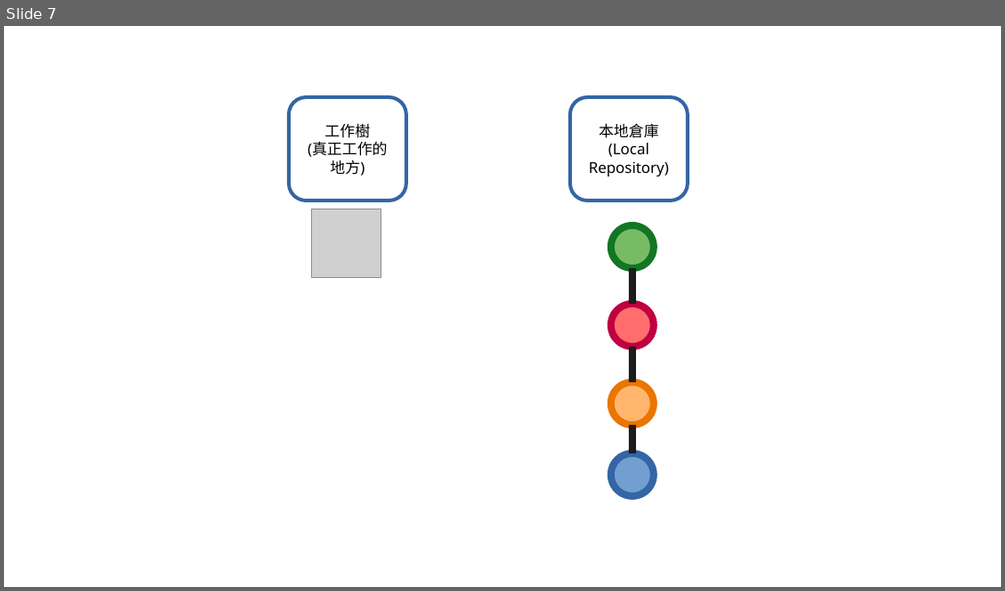
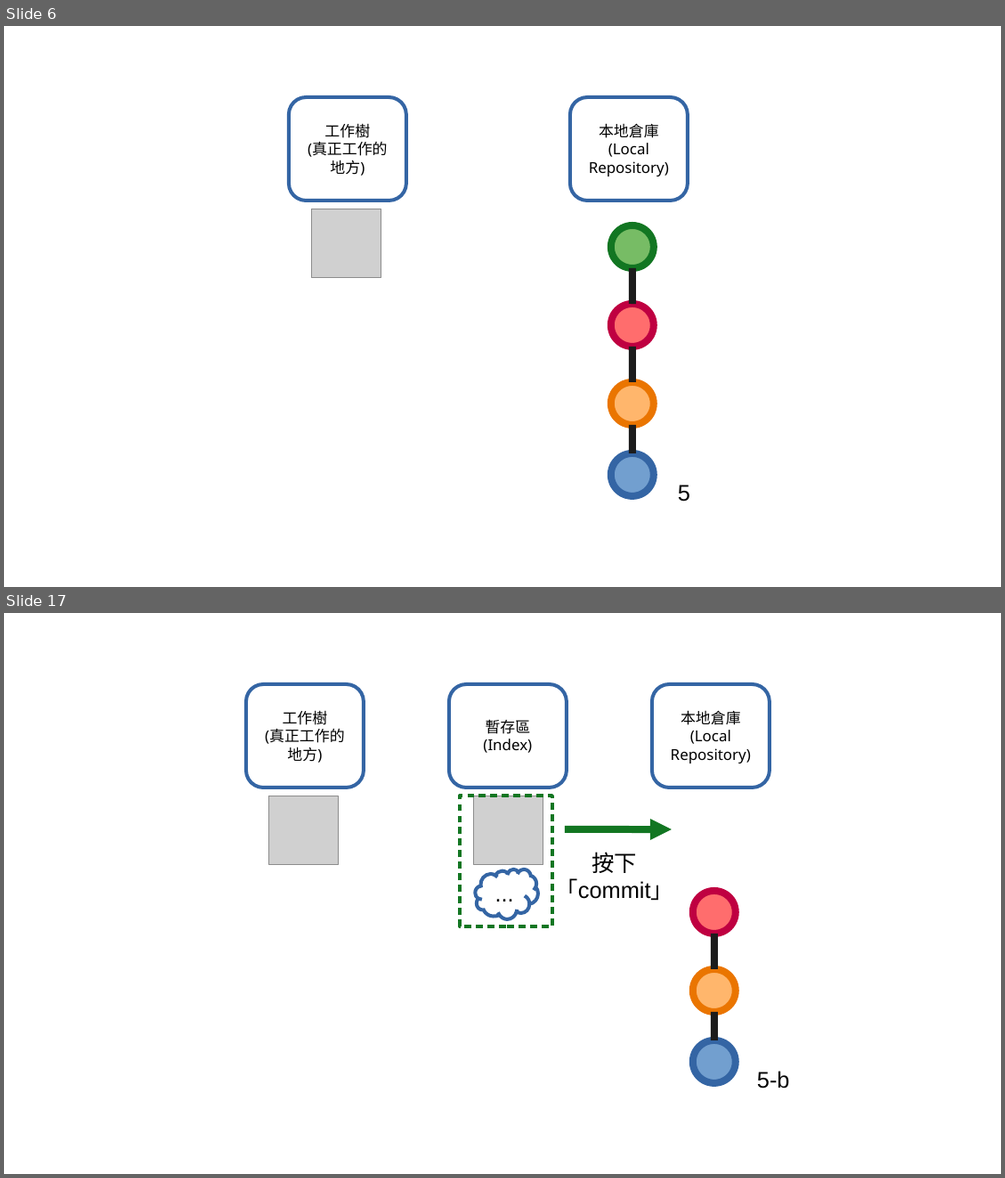
Before and after one commit to lonelyshore/intergitive, a slide deck: drawings/common/commit-one-file.odp. Shown one above the other, each under a label of ours: slide 7 before the commit, slides 6 and 17 after it; the slides between them are not shown. The pictures are 1005x591 and 1005x1178 pixels, drawn with LibreOffice and Linux fonts; fonts in the diff are those of the drawing; grey boxes stand for pictures. Boxes give left, top, right and bottom in pixels: in the first picture for what was removed or moved away, otherwise in the second. Text is boxed around its words. In the diff, an @@ line names an element or a change of style, - is before the commit and + after.

```diff
--- a/drawings/common/commit-one-file.odp
+++ b/drawings/common/commit-one-file.odp
@@ slide 17 added at <box>4,613,1001,1174</box>, background #FFFFFF @@
@@ rounded rectangle added at <box>246,684,364,787</box>, fill #FFFFFF, outline #3465A4 2.83 pt, 12 pt, text #000000 @@
+工作樹
+(真正工作的地方)
@@ rounded rectangle added at <box>449,684,566,787</box>, fill #FFFFFF, outline #3465A4 2.83 pt, 12 pt, text #000000 @@
+暫存區
+(Index)
@@ rounded rectangle added at <box>653,684,770,787</box>, fill #FFFFFF, outline #3465A4 2.83 pt, 12 pt, text #000000 @@
+本地倉庫
+(Local Repository)
@@ picture added at <box>269,795,338,865</box> @@
@@ rectangle added at <box>460,795,552,926</box>, outline #127622 2.83 pt @@
@@ picture added at <box>474,795,543,865</box> @@
@@ text added at <box>555,852,673,900</box>, 18 pt, text #000000 @@
+按下
+「commit」
@@ arrow added from (565, 829) to (672, 829), #127622 5.67 pt @@
@@ freeform shape added at <box>476,869,539,919</box>, outline #3465A4 2.83 pt, 18 pt, text #000000 @@
+...
@@ ellipse added at <box>693,891,736,933</box>, fill #FF6D6D, outline #BF0041 5.67 pt @@
@@ line added from (714, 969) to (714, 933), #1C1C1C 5.67 pt @@
@@ ellipse added at <box>693,969,736,1012</box>, fill #FFB66C, outline #EA7500 5.67 pt @@
@@ line added from (714, 1040) to (714, 1012), #1C1C1C 5.67 pt @@
@@ ellipse added at <box>693,1040,736,1082</box>, fill #729FCF, outline #3465A4 5.67 pt @@
@@ text added at <box>757,1070,790,1088</box>, 18 pt, text #000000 @@
+5-b
@@ what was slide 7 is now slide 6 @@
@@ slide 6 changed as well @@
@@ text added at <box>678,484,690,501</box>, 18 pt, text #000000 @@
+5
```
Also in this commit, not shown: 5 other slides changed, 20 other slides added, 3 other files.
